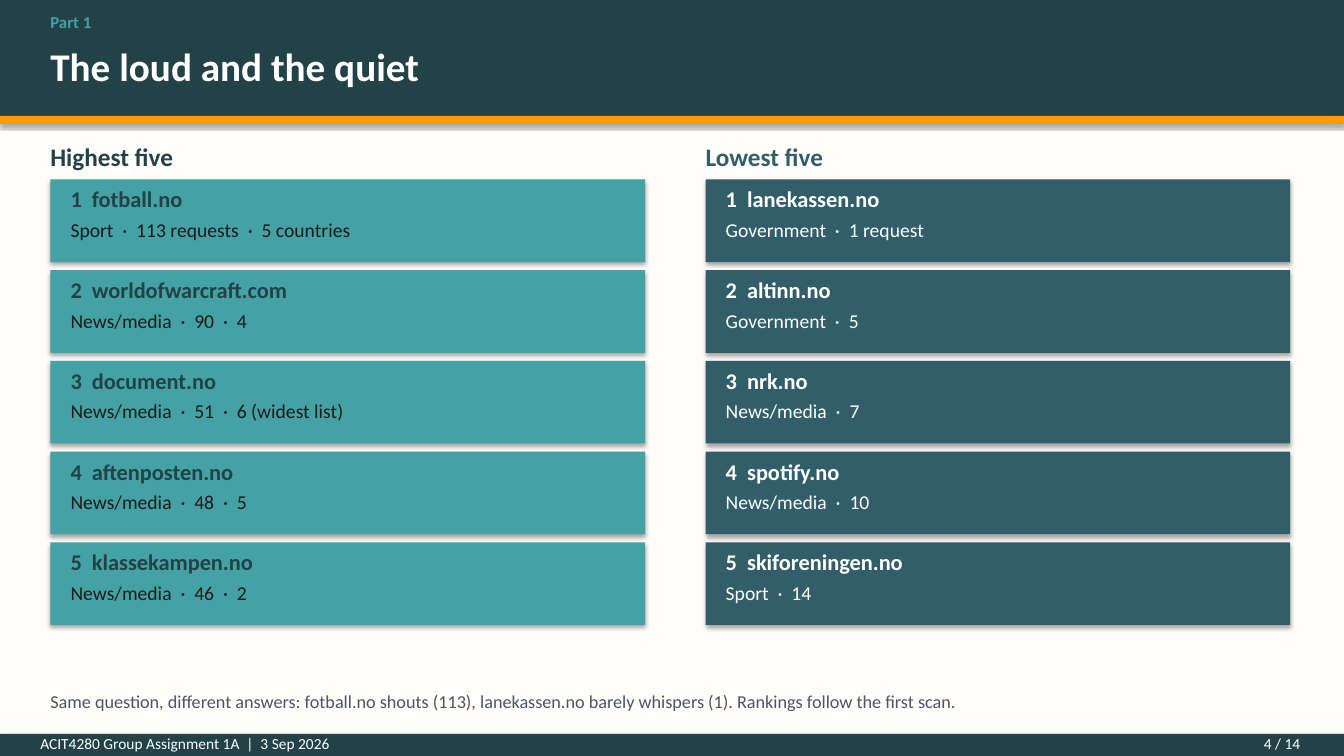
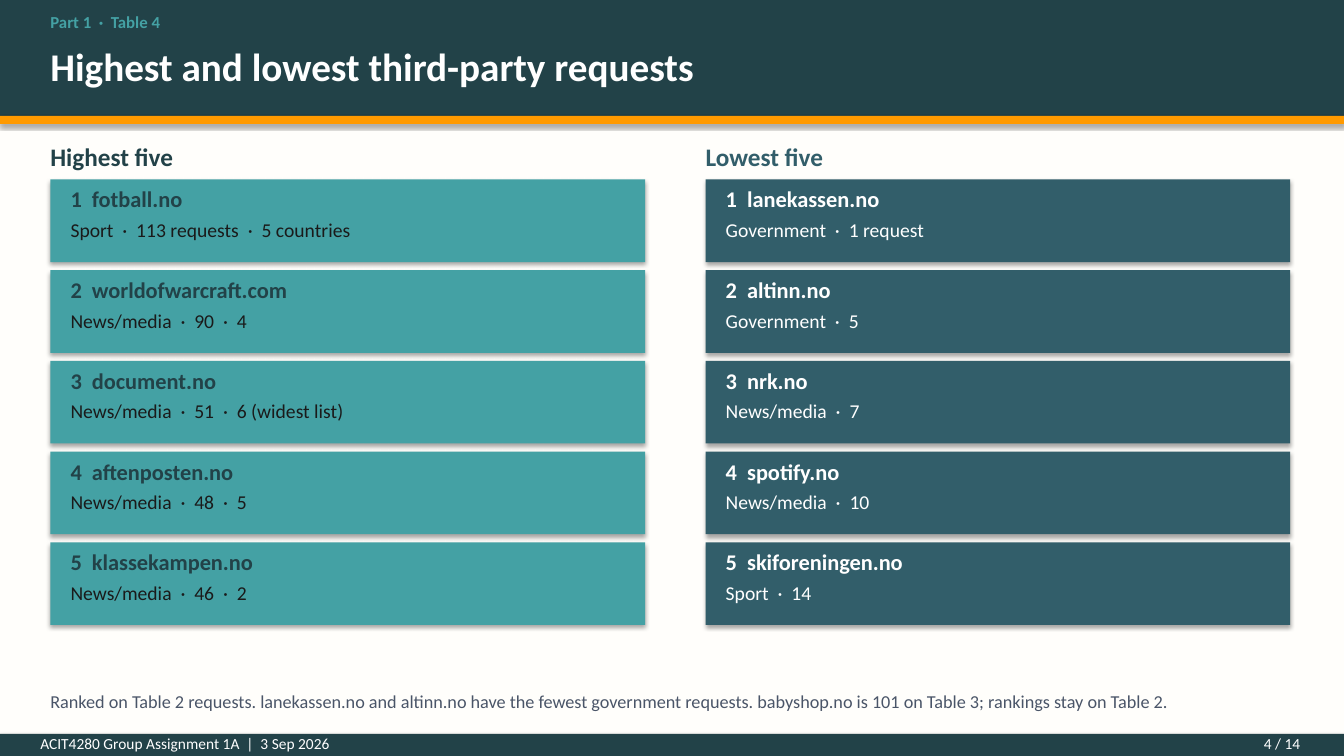
Before and after one commit to kasa031/Bacheloroppgave, a slide deck: slide 4 of ACIT4280_1A_presentation.pptx. Drawn at 1344x756 pixels with LibreOffice and Linux fonts; fonts in the diff are those of the drawing. Boxes give left, top, right and bottom in pixels: in the first picture for what was removed or moved away, otherwise in the second. Text is boxed around its words. In the diff, an @@ line names an element or a change of style, - is before the commit and + after.

```diff
--- a/ACIT4280_1A_presentation.pptx
+++ b/ACIT4280_1A_presentation.pptx
@@ text at (50,16,160,28): text changed @@
-Part 1
+Part 1 · Table 4
@@ text at (50,53,693,88): text changed @@
-The loud and the quiet
+Highest and lowest third-party requests
@@ text at (50,695,1168,711): text changed @@
-Same question, different answers: fotball.no shouts (113), lanekassen.no barely whispers (1). Rankings follow the first scan.
+Ranked on Table 2 requests. lanekassen.no and altinn.no have the fewest government requests. babyshop.no is 101 on Table 3; rankings stay on Table 2.
```
Also in this commit, not shown: 13 other slides changed, 4 other files.
